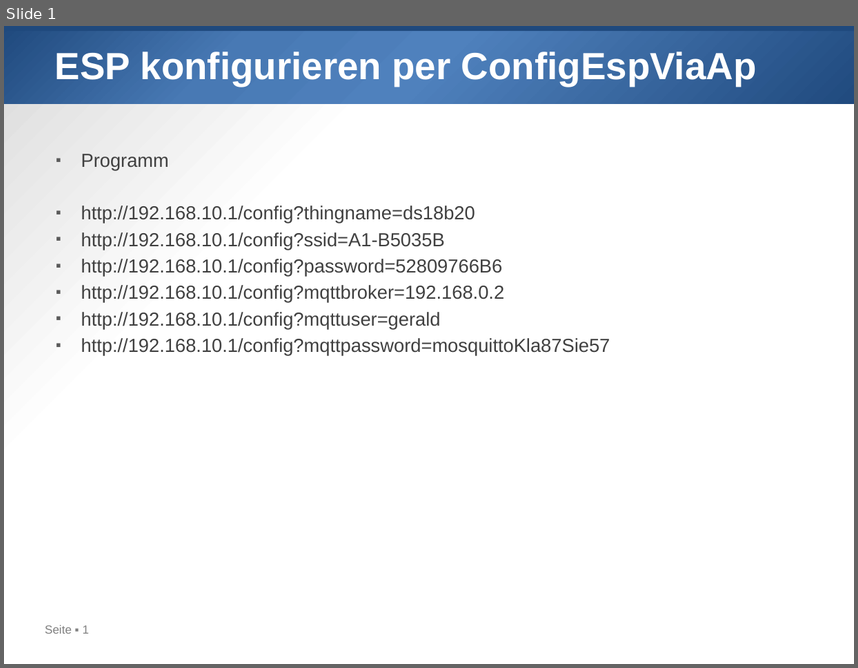
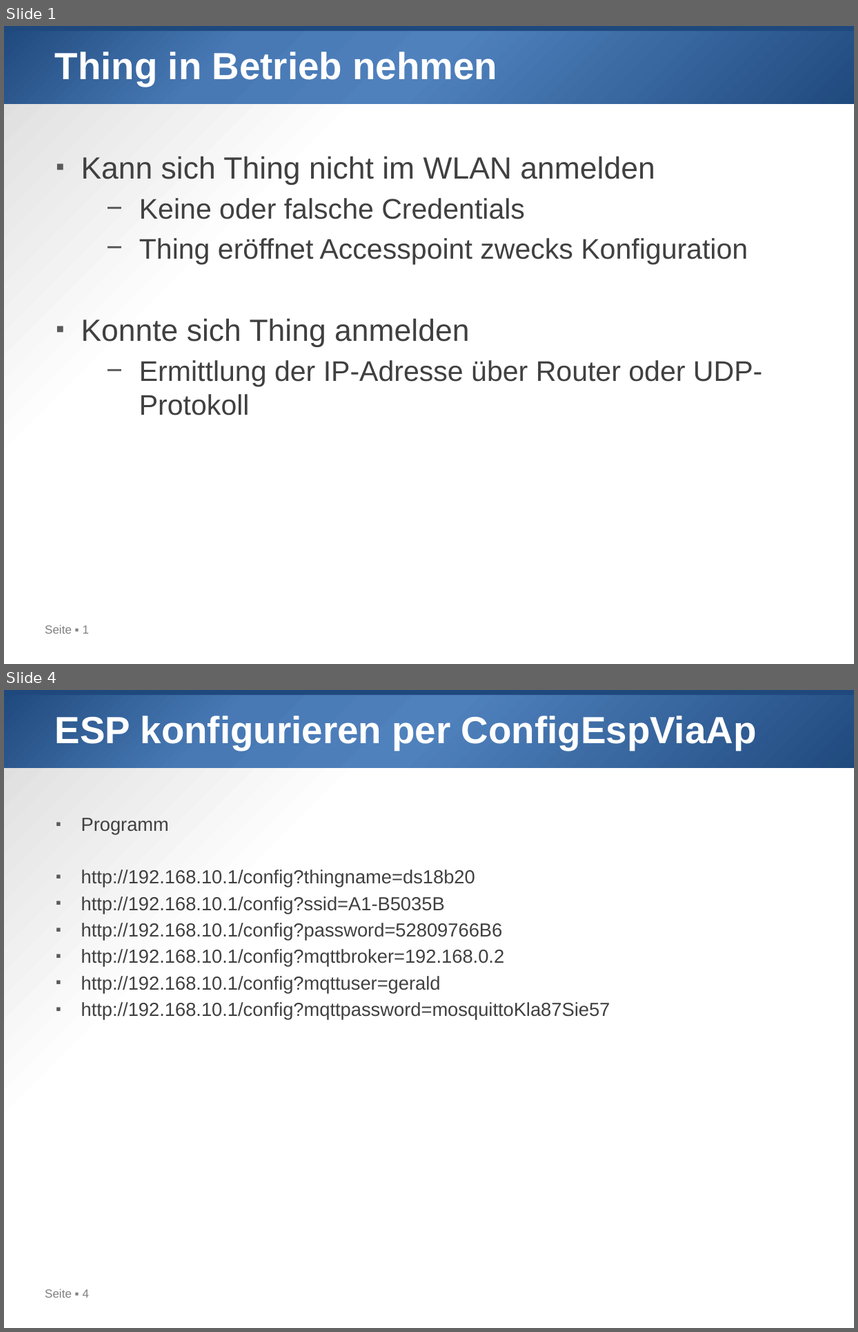
Before and after one commit to gkoe/myiot21, a slide deck: 001_Things.pptx. Shown one above the other, each under a label of ours: slide 1 before the commit, slides 1 and 4 after it; the slides between them are not shown. The pictures are 858x668 and 858x1332 pixels, drawn with LibreOffice and Linux fonts; fonts in the diff are those of the drawing. Boxes give left, top, right and bottom in pixels: in the first picture for what was removed or moved away, otherwise in the second. Text is boxed around its words. In the diff, an @@ line names an element or a change of style, - is before the commit and + after.

```diff
--- a/001_Things.pptx
+++ b/001_Things.pptx
@@ slide 1 added at (x1=4, y1=26, x2=854, y2=664), background gradient #FFFFFF to #D9D9D9; not listed: 3 template elements that a slide beside it also shows @@
@@ title added at (x1=55, y1=52, x2=497, y2=86), 32 pt, text #FFFFFF, bold @@
+Thing in Betrieb nehmen
@@ text added at (x1=81, y1=156, x2=762, y2=415), 24 pt, text #404040 @@
+▪ Kann sich Thing nicht im WLAN anmelden
+  − Keine oder falsche Credentials
+  − Thing eröffnet Accesspoint zwecks Konfiguration
+▪ Konnte sich Thing anmelden
+  − Ermittlung der IP-Adresse über Router oder UDP-Protokoll
@@ what was slide 1 is now slide 4 @@
@@ page number at (x1=45, y1=1288, x2=90, y2=1297): text changed @@
-Seite ▪ 1
+Seite ▪ 4
```
Also in this commit, not shown: 3 other slides added, 23 other files.
